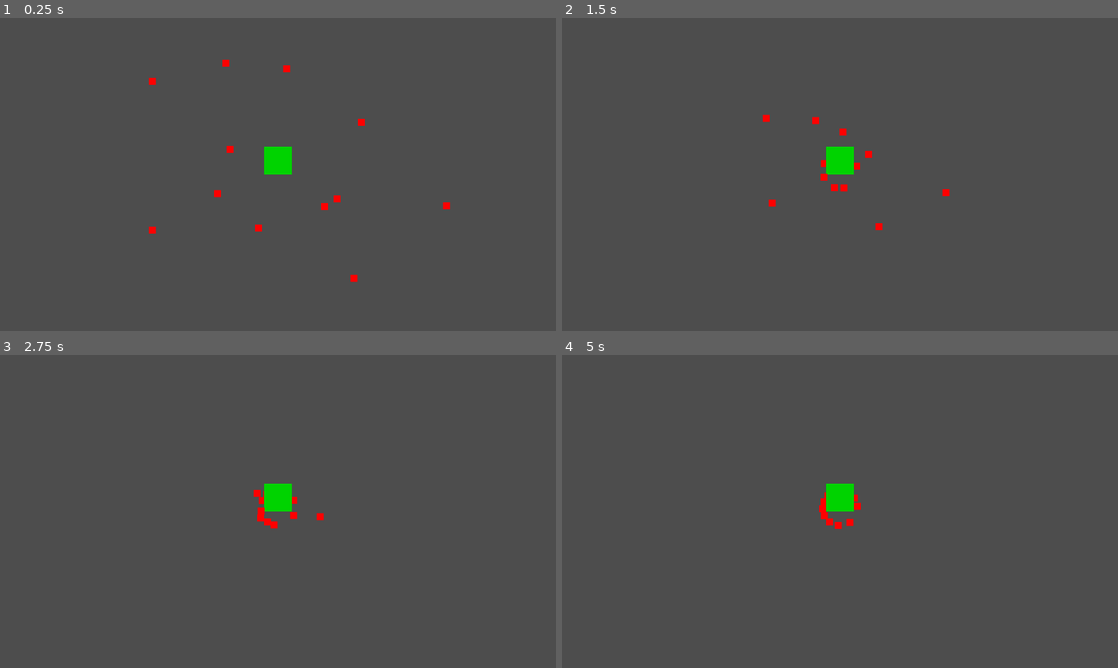
Above: before the commit, frames 1-4 (two rows, left to right).
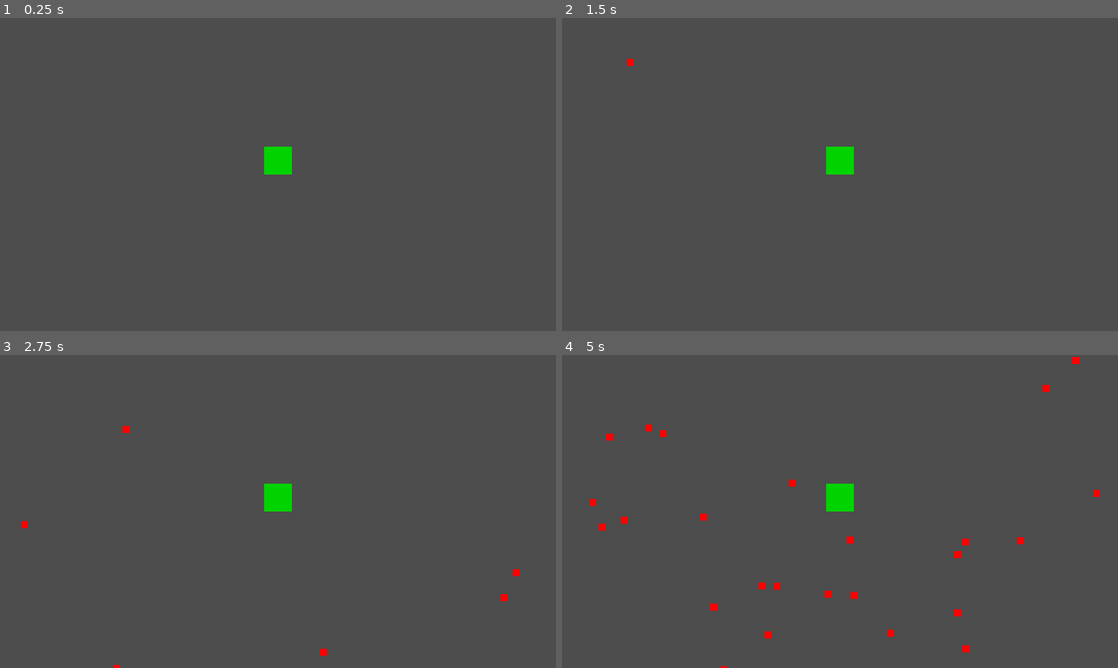
Above: after the commit, the same moments.

Repository: Sherlock-Shuang/gamejam_for_team_corn
Game: Godot game, scene res://Main.tscn
Two runs of this game, one before a commit and one after it. Both use one fixed random seed, a clock stepped at 60 frames per second and the inputs below.
Inputs:
- Up to frame 1 (0.25 s): no input
- Up to frame 2 (1.5 s): no input
- Up to frame 3 (2.75 s): no input
- Up to frame 4 (5 s): no input

The runs differ from the first frame. In frame 1, 0.4% of the frame differs, in the area x 26-81%, y 13-85%; in frame 2, 0.4%; in frame 3, 0.4%; in frame 4, 1.0%, in the area x 4-97%, y 0-100%.

Commit message:
完成了敌人的随机生成

Diff:
--- a/Main.tscn
+++ b/Main.tscn
@@ -1,45 +1,14 @@
 [gd_scene format=3 uid="uid://c5w7d4pgmtqas"]
 
 [ext_resource type="PackedScene" uid="uid://n4i7ihpqv5ai" path="res://scenes/actors/Tree.tscn" id="1_glv2v"]
-[ext_resource type="PackedScene" uid="uid://cdhho7v71cumv" path="res://scenes/actors/Enemy.tscn" id="2_uu6xs"]
+[ext_resource type="Script" uid="uid://cxw1lcyncjxl1" path="res://scripts/components/WaveManager.gd" id="3_r0du0"]
 
 [node name="Main" type="Node2D" unique_id=919412338]
 y_sort_enabled = true
 
 [node name="Tree" parent="." unique_id=543650301 instance=ExtResource("1_glv2v")]
 
-[node name="Enemy" parent="." unique_id=1243736495 instance=ExtResource("2_uu6xs")]
-position = Vector2(-154, 58)
+[node name="WaveManager" type="Node" parent="." unique_id=508826990]
+script = ExtResource("3_r0du0")
 
-[node name="Enemy2" parent="." unique_id=1284909816 instance=ExtResource("2_uu6xs")]
-position = Vector2(-124, -57)
-
-[node name="Enemy3" parent="." unique_id=842501390 instance=ExtResource("2_uu6xs")]
-position = Vector2(150, 71)
-
-[node name="Enemy4" parent="." unique_id=75051980 instance=ExtResource("2_uu6xs")]
-position = Vector2(206, -120)
-
-[node name="Enemy5" parent="." unique_id=2121564670 instance=ExtResource("2_uu6xs")]
-position = Vector2(120, 91)
-
-[node name="Enemy6" parent="." unique_id=36189479 instance=ExtResource("2_uu6xs")]
-position = Vector2(-50, 146)
-
-[node name="Enemy7" parent="." unique_id=1010208074 instance=ExtResource("2_uu6xs")]
-position = Vector2(-302, -215)
-
-[node name="Enemy8" parent="." unique_id=697593195 instance=ExtResource("2_uu6xs")]
-position = Vector2(-303, 143)
-
-[node name="Enemy9" parent="." unique_id=1058791660 instance=ExtResource("2_uu6xs")]
-position = Vector2(21, -251)
-
-[node name="Enemy10" parent="." unique_id=840245638 instance=ExtResource("2_uu6xs")]
-position = Vector2(403, 83)
-
-[node name="Enemy11" parent="." unique_id=509328846 instance=ExtResource("2_uu6xs")]
-position = Vector2(184, 260)
-
-[node name="Enemy12" parent="." unique_id=1609040433 instance=ExtResource("2_uu6xs")]
-position = Vector2(-127, -262)
+[node name="WaveTimer" type="Timer" parent="WaveManager" unique_id=1899181150]
--- a/project.godot
+++ b/project.godot
@@ -14,6 +14,10 @@
 run/main_scene="res://Main.tscn"
 config/features=PackedStringArray("4.6", "4.6.1")
 description="gamejam_for_team_corn project"
+
+[autoload]
+
+PoolManager="*uid://cm34wutvf7jeu"
 
 [display]
 
--- /dev/null
+++ b/scripts/autoloads/PoolManager.gd
@@ -0,0 +1,13 @@
+extends Node
+# 【Dev B 的临时替身】
+# 等 Dev A 把真正的对象池写好后，直接替换这个文件里的逻辑
+# 现在的目的只是保证 WaveManager 不报错
+
+var enemy_scene: PackedScene = preload("res://scenes/actors/Enemy.tscn")
+
+func get_enemy(spawn_pos: Vector2) -> Node2D:
+    var enemy = enemy_scene.instantiate()
+    enemy.global_position = spawn_pos
+    # 将生成的怪物直接挂载到当前主场景的根节点下
+    get_tree().current_scene.add_child(enemy)
+    return enemy
--- /dev/null
+++ b/scripts/components/WaveManager.gd
@@ -0,0 +1,55 @@
+extends Node
+
+# --- 波次配置参数 ---
+@export var wave_interval: float = 3.0   # 这波怪物在几秒内刷完
+@export var enemies_per_wave: int = 15   # 这波总共刷多少只
+@export var spawn_radius: float = 640.0  # 生成半径
+
+@onready var timer: Timer = $WaveTimer
+var target_tree: Node2D = null
+
+func _ready() -> void:
+    # 寻找靶子树
+    var trees = get_tree().get_nodes_in_group("Tree")
+    if trees.size() > 0:
+        target_tree = trees[0]
+
+    # 初始化波次循环计时器
+    timer.wait_time = wave_interval
+    timer.timeout.connect(_on_wave_timeout)
+    timer.start()
+
+    # 游戏开始立刻触发第一波
+    _on_wave_timeout()
+
+func _on_wave_timeout() -> void:
+    if not is_instance_valid(target_tree):
+        return
+
+    # 遍历这波需要生成的所有怪物
+    for i in range(enemies_per_wave):
+
+        # 1. 核心算法：各方向概率相等的随机角度
+        # Godot 里的 TAU 就等于 2 * PI (即 360 度)。randf_range 保证了概率的绝对均匀。
+        var random_angle = randf_range(0.0, TAU)
+
+        # 2. 核心算法：生成时间随机，且在 wave_interval 内概率相等
+        var random_delay = randf_range(0.0, wave_interval)
+
+        # 3. 异步延迟生成 (利用 Godot 4 的 Lambda 闭包)
+        # 意思是：创建一个一次性的后台计时器，等 random_delay 秒后，执行内部的代码
+        get_tree().create_timer(random_delay, false).timeout.connect(func():
+            # 闭包内再次检查树是否存活，防止树死了还在刷怪报错
+            if not is_instance_valid(target_tree):
+                return
+
+            # 实时获取树的最新坐标（防止树如果有微小位移时刷错地方）
+            var center_pos = target_tree.global_position
+            var spawn_pos = center_pos + Vector2(cos(random_angle), sin(random_angle)) * spawn_radius
+
+            # 调用全局对象池生成
+            PoolManager.get_enemy(spawn_pos)
+        )
+
+    # 增加下一波的压力
+    enemies_per_wave += 5
Not shown, added: scripts/autoloads/PoolManager.gd.uid
Not shown, added: scripts/components/WaveManager.gd.uid
